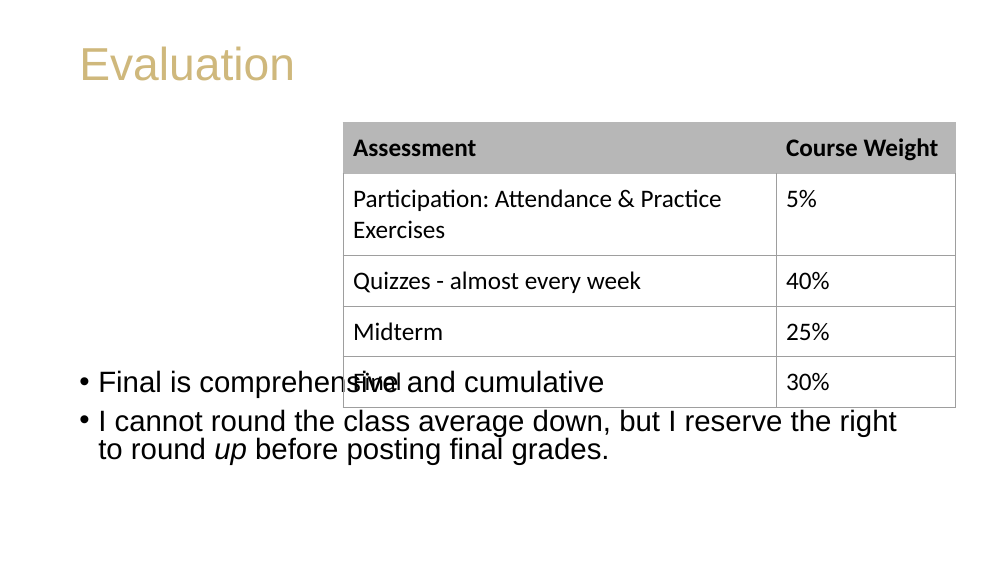
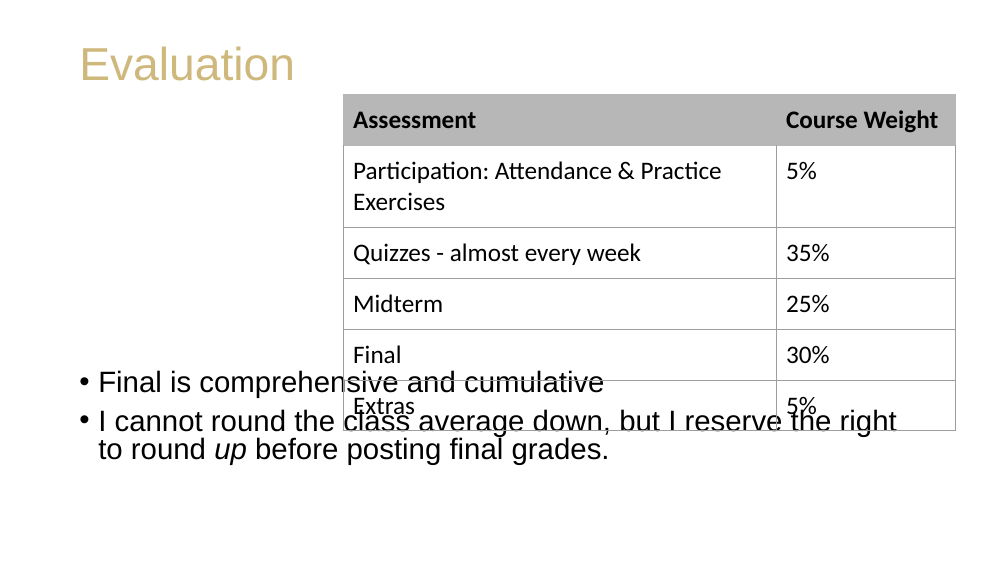
Before and after one commit to staylorx/cu-leeds-baim3220, a slide deck: slide 6 of Week 1/BAIM 3220_ Introductions and Course Expectations.pptx. Drawn at 1008x567 pixels with LibreOffice and Linux fonts; fonts in the diff are those of the drawing; background and template pictures are left out. Boxes give left, top, right and bottom in pixels: in the first picture for what was removed or moved away, otherwise in the second. Text is boxed around its words. In the diff, an @@ line names an element or a change of style, - is before the commit and + after.

```diff
--- a/Week 1/BAIM 3220_ Introductions and Course Expectations.pptx
+++ b/Week 1/BAIM 3220_ Introductions and Course Expectations.pptx
@@ table at [343, 95, 955, 424] @@
-row 3, column 2: 40%
+row 3, column 2: 35%
+row 6: Extras | 5%
@@ table: place and size @@
-table at [343, 123, 955, 397]
+table at [343, 95, 955, 424]
```
Also in this commit, not shown: 7 other slides changed, 5 other files.
